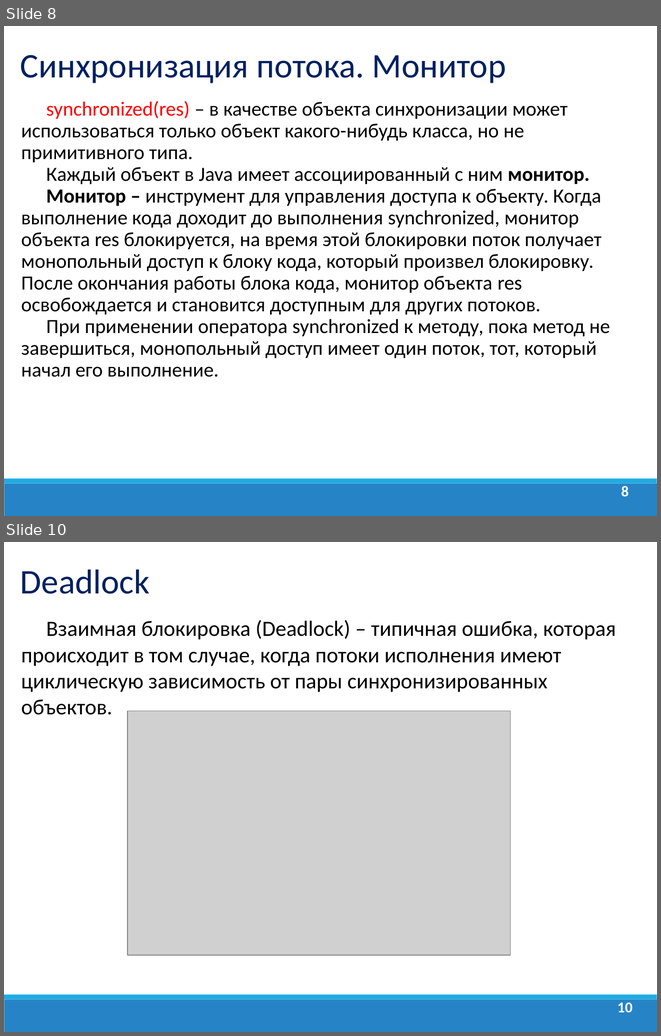
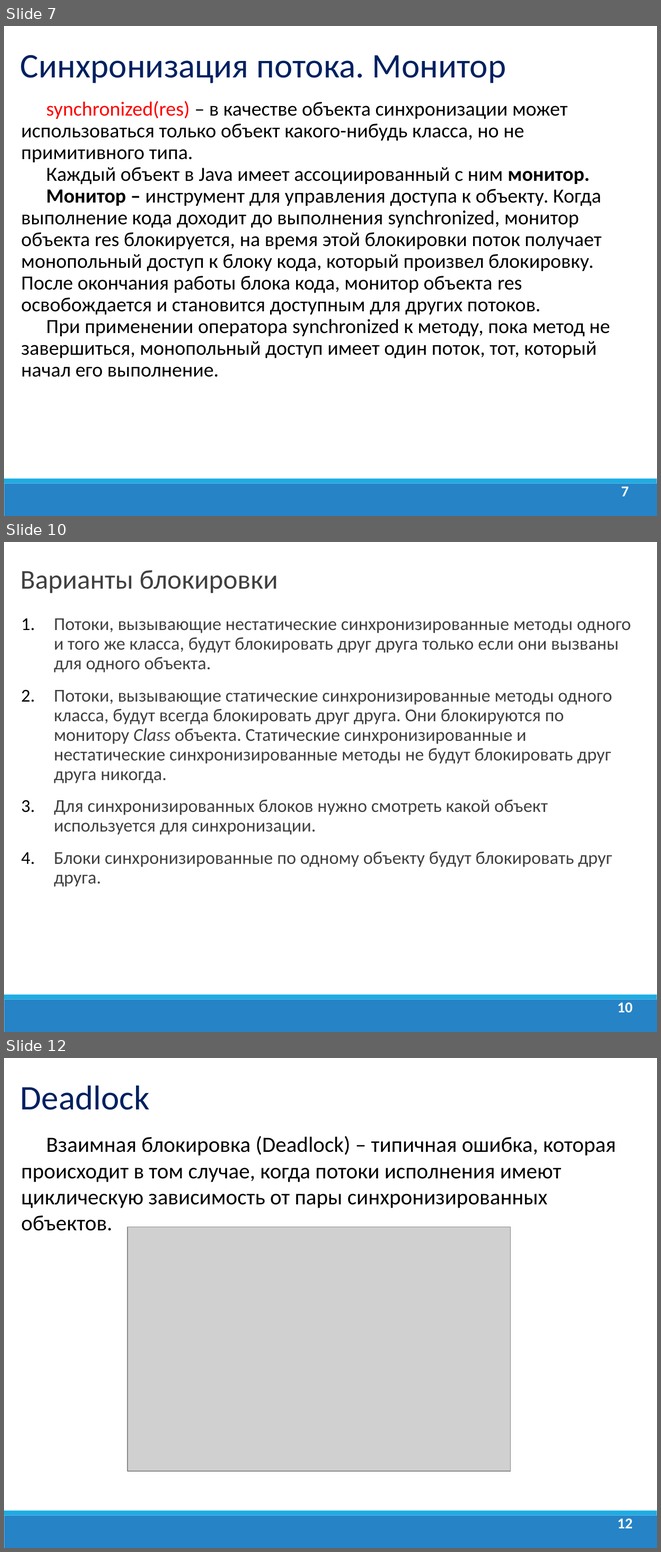
Before and after one commit to dmitry-academy/academy_old, a slide deck: academy/resources/presentations/Многопоточность/Java_Lection_19. Взаимодействие потоков. Producer-consumer.ppt. Shown one above the other, each under a label of ours: slides 8 and 10 before the commit, slides 7, 10 and 12 after it; the slides between them are not shown. The pictures are 661x1036 and 661x1552 pixels, drawn with LibreOffice and Linux fonts; fonts in the diff are those of the drawing; grey boxes stand for pictures; background and template pictures are left out. Boxes give left, top, right and bottom in pixels: in the first picture for what was removed or moved away, otherwise in the second. Text is boxed around its words. In the diff, an @@ line names an element or a change of style, - is before the commit and + after.

```diff
--- a/academy/resources/presentations/Многопоточность/Java_Lection_19. Взаимодействие потоков. Producer-consumer.ppt
+++ b/academy/resources/presentations/Многопоточность/Java_Lection_19. Взаимодействие потоков. Producer-consumer.ppt
@@ slide 10 added at <box>4,542,657,1032</box>, background #FFFFFF; not listed: 2 template elements that a slide beside it also shows @@
@@ text added at <box>20,570,278,593</box>, 30 pt, text #404040 @@
+Варианты блокировки
@@ text added at <box>54,618,631,886</box>, 20 pt, text #404040 @@
+1. Потоки, вызывающие нестатические синхронизированные методы одного и того же класса, будут блокировать друг друга только если они вызваны для одного объекта.
+2. Потоки, вызывающие статические синхронизированные методы одного класса, будут всегда блокировать друг друга. Они блокируются по монитору Class объекта. Статические синхронизированные и нестатические синхронизированные методы не будут блокировать друг друга никогда.
+3. Для синхронизированных блоков нужно смотреть какой объект используется для синхронизации.
+4. Блоки синхронизированные по одному объекту будут блокировать друг друга.
@@ page number added at <box>617,1002,633,1012</box>, 16.6 pt, text #FFFFFF, bold @@
+10
@@ what was slide 8 is now slide 7 @@
@@ page number at <box>621,486,628,496</box>: text changed @@
-8
+7
@@ what was slide 10 is now slide 12 @@
@@ page number at <box>617,1518,633,1528</box>: text changed @@
-10
+12
```
Also in this commit, not shown: 3 slides changed, 6 other slides added, 4 slides removed, 9 other files.
